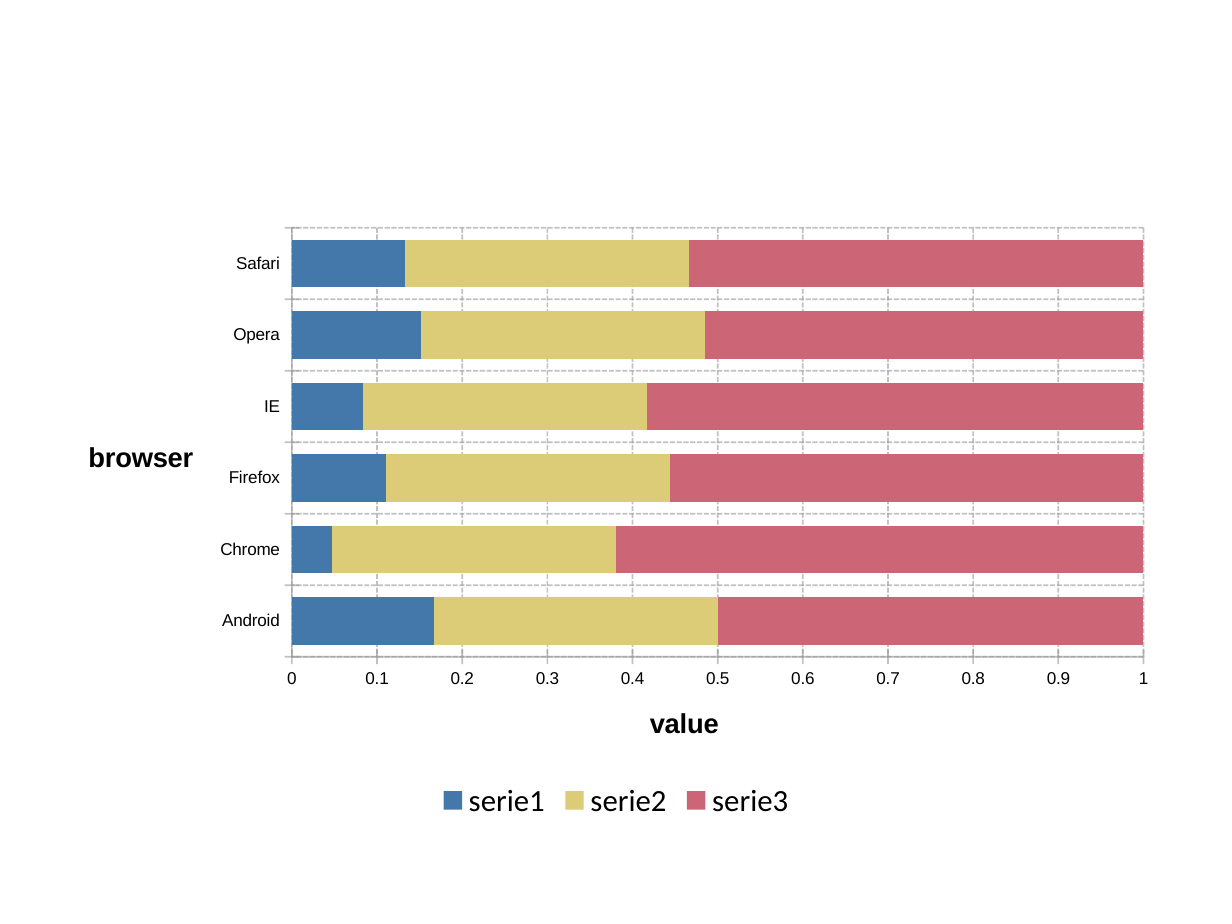
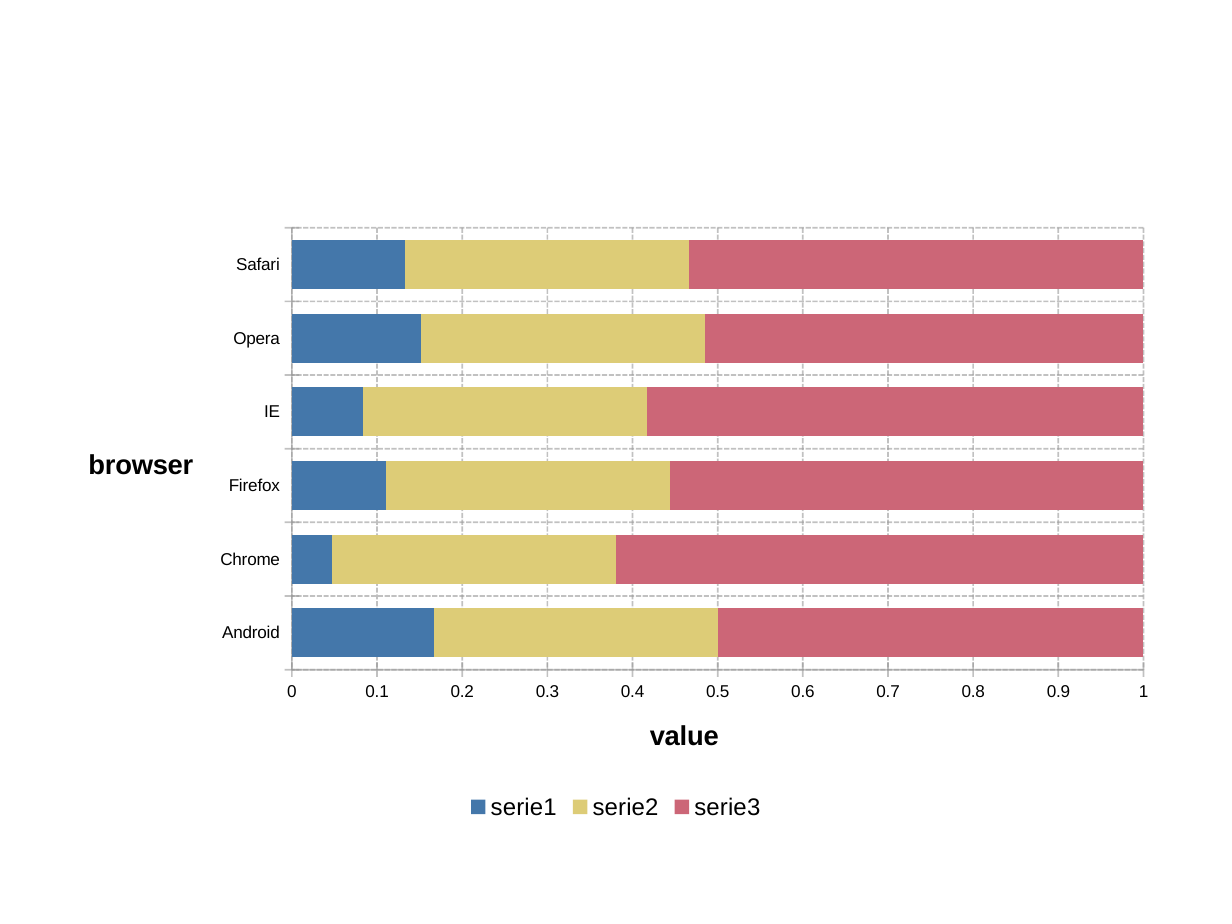
Before and after one commit to ardata-fr/mschart, a slide deck: slide 1 of articles/assets/pptx/gallery_bar_04.pptx. Drawn at 1232x924 pixels with LibreOffice and Linux fonts; fonts in the diff are those of the drawing. Boxes give left, top, right and bottom in pixels: in the first picture for what was removed or moved away, otherwise in the second. Text is boxed around its words. In the diff, an @@ line names an element or a change of style, - is before the commit and + after.

```diff
--- a/articles/assets/pptx/gallery_bar_04.pptx
+++ b/articles/assets/pptx/gallery_bar_04.pptx
@@ bar stacked 100% chart at <box>62,216,1170,825</box> @@
@@ legend changed @@
```
Also in this commit, not shown: 49 other files.
